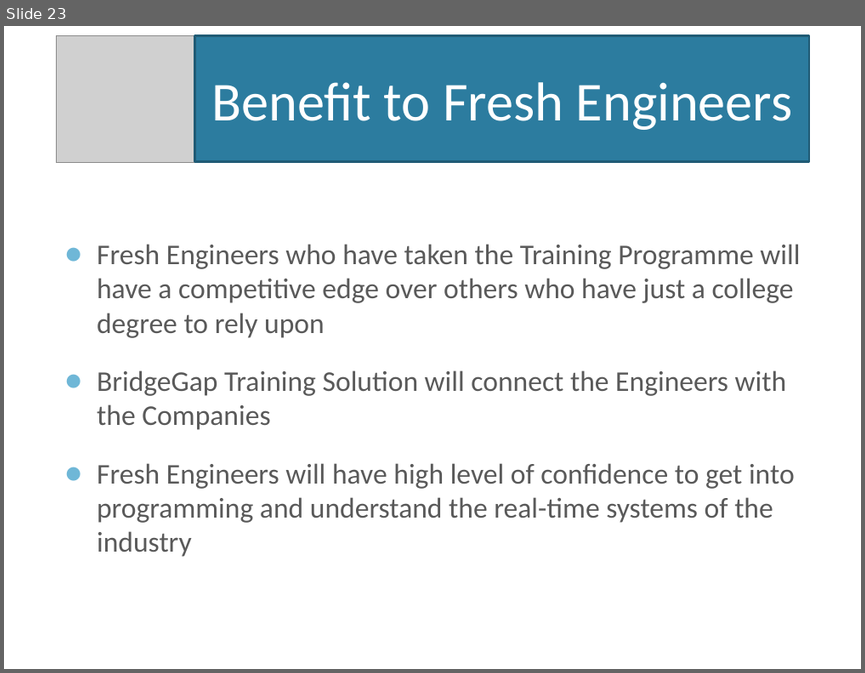
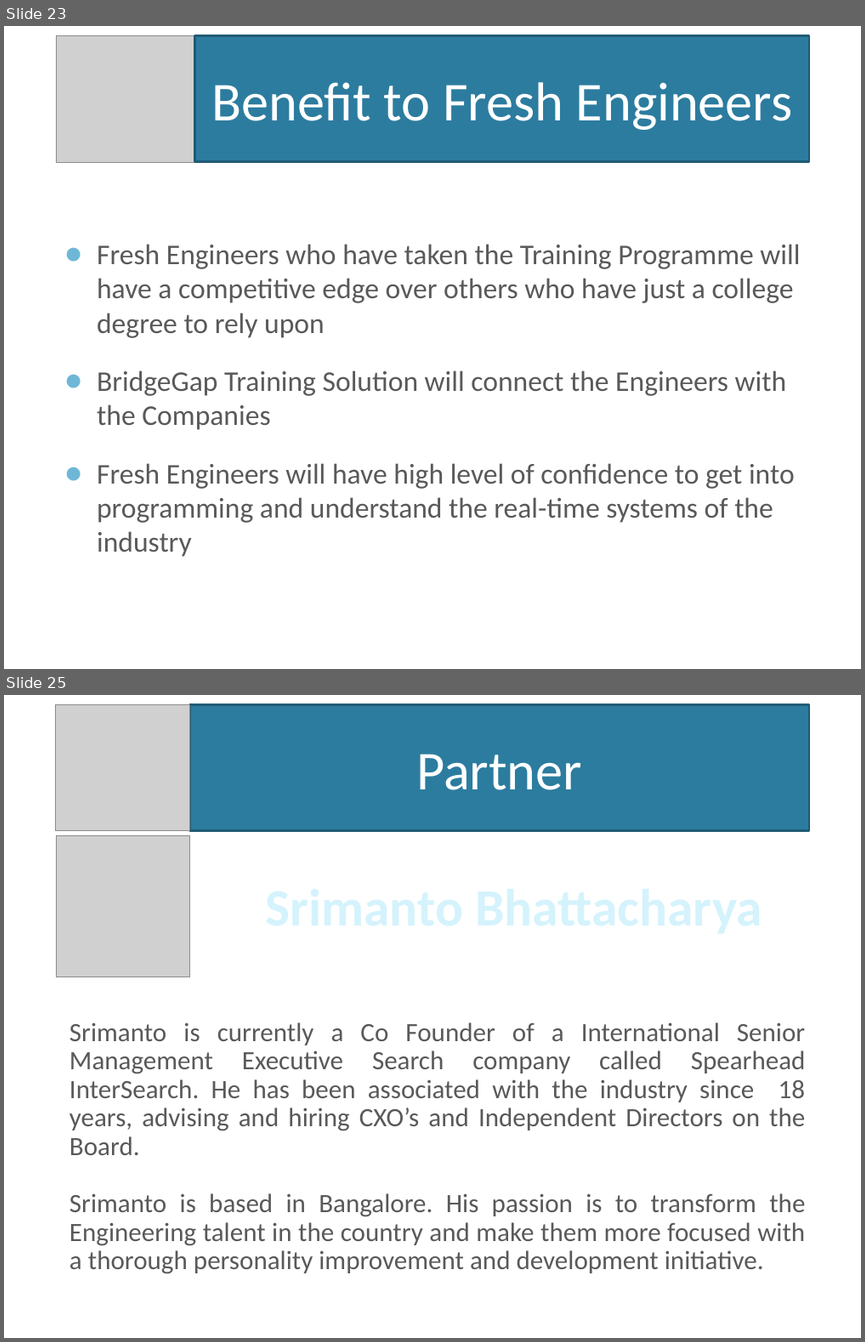
Before and after one commit to NarayanMahadevan/MakeTechEzResources, a slide deck: Documents/MakeTechEzTrainingProgramme.pptx. Shown one above the other, each under a label of ours: slide 23 before the commit, slides 23 and 25 after it; the slides between them are not shown. The pictures are 865x673 and 865x1342 pixels, drawn with LibreOffice and Linux fonts; fonts in the diff are those of the drawing; grey boxes stand for pictures; background and template pictures are left out. Boxes give left, top, right and bottom in pixels: in the first picture for what was removed or moved away, otherwise in the second. Text is boxed around its words. In the diff, an @@ line names an element or a change of style, - is before the commit and + after.

```diff
--- a/Documents/MakeTechEzTrainingProgramme.pptx
+++ b/Documents/MakeTechEzTrainingProgramme.pptx
@@ slide 25 added at (x1=4, y1=695, x2=861, y2=1338), background picture (left out) @@
@@ picture added at (x1=55, y1=705, x2=190, y2=830) @@
@@ title added at (x1=190, y1=705, x2=810, y2=830), fill #2C7C9F, outline #215C76 2 pt, 46 pt, text #FFFFFF @@
+Partner
@@ picture added at (x1=56, y1=836, x2=190, y2=978) @@
@@ text added at (x1=214, y1=869, x2=815, y2=941), 44 pt, text #D5F4FD, bold @@
+Srimanto Bhattacharya
@@ text added at (x1=69, y1=1022, x2=806, y2=1274), 22.2 pt, text #595959 @@
+Srimanto is currently a Co Founder of a International Senior Management Executive Search company called Spearhead InterSearch. He has been associated with the industry since 18 years, advising and hiring CXO’s and Independent Directors on the Board.
+Srimanto is based in Bangalore. His passion is to transform the Engineering talent in the country and make them more focused with a thorough personality improvement and development initiative.
```
Also in this commit, not shown: 14 slides changed, 8 other files.
